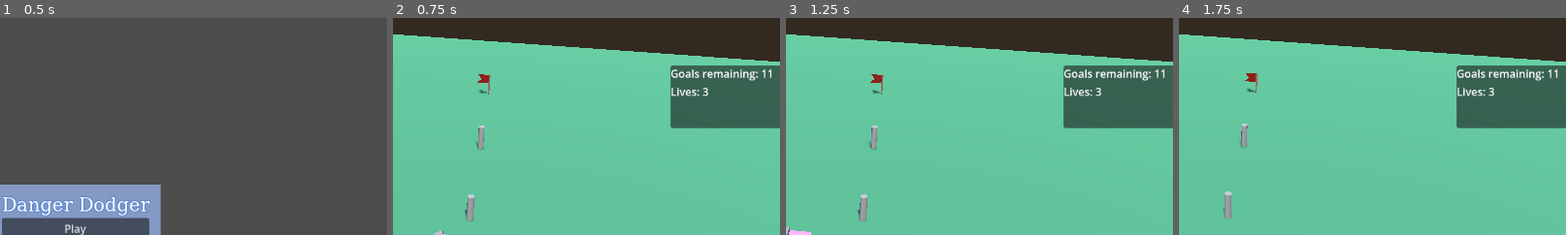
Above: before the commit, frames 1-4 (left to right).
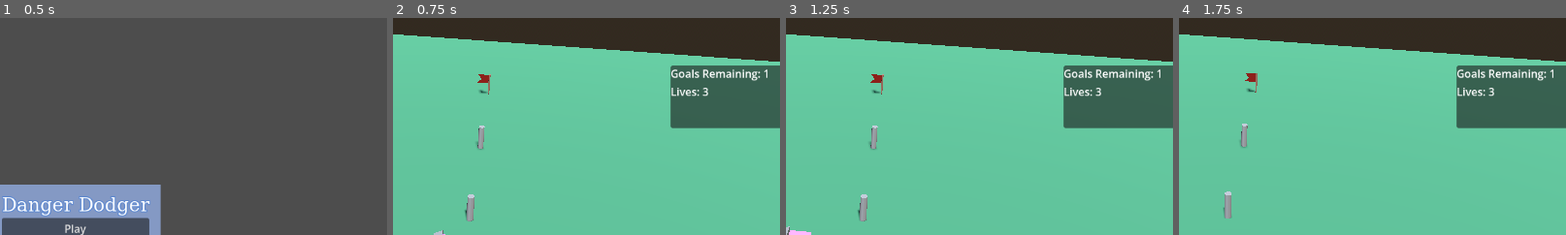
Above: after the commit, the same moments.

Repository: chloedixon11/danger-dodger
Game: Godot game, scene res://Main/Main.tscn
The game is run twice, just before and just after one commit, with the same random seed, the same clock (stepped at 60 frames per second) and the same inputs.
Inputs:
- Up to frame 1 (0.5 s): no input
- Up to frame 2 (0.75 s): click "Play" at 0.5 s
- Up to frame 3 (1.25 s): no input
- Up to frame 4 (1.75 s): hold D (move_right) from 1.28 s (still down)
The pictures show only the part of the screen within x 40-90%, y 0-50%; the shares and areas given below are measured in that part.

Frame 1 is identical in both runs. In frame 2, 0.5% of the frame differs, in the area x 79-98%, y 23-30%; in frame 3, 0.5%; in frame 4, 0.5%.

Commit message:
Goal remainder working

Diff:
--- a/Code/Duck/Duck.gd
+++ b/Code/Duck/Duck.gd
@@ -8,6 +8,7 @@
 
 @export var lives: int = 3
 
+var main: Main
 var level: Level
 
 #var is_riding: bool = false
@@ -34,7 +35,7 @@
 
 # Called every frame. 'delta' is the elapsed time since the previous frame.
 func _process(delta: float) -> void:
-	if weight >= 1.0:
+	if weight == 1.0:
 		if Input.is_action_just_pressed("move_left"):
 			#position.x -= leap_distance
 			next_spot = current_spot + Vector3.LEFT
@@ -103,13 +104,15 @@
 	graphics.hide()
 	collider.set_deferred("disabled", true)
 
-	next_spot = spawning_point
+	next_spot = level.spawning_point.position
 	weight = 0.0
 
 
 func update_goals():
 	var remainder = level.check_level_over()
 	goals_ui.text = "Goals Remaining: " + str(remainder)
+	if remainder <= 0:
+		main.next_level()
 
 
 func on_entered(other_area: Area3D) -> void:
--- a/Code/Main/Main.gd
+++ b/Code/Main/Main.gd
@@ -11,13 +11,10 @@
 @onready var pause_menu: PauseMenu = $PauseMenu
 
 var duck: Duck
+
 var levels: Array[PackedScene] = [SKY_WORLD, TRAFFIC_TIME, WATER_WORLD]
 var current_level = -1
 var level: Level = null
-
-
-
-
 
 
 
@@ -26,6 +23,7 @@
 	if duck:
 		duck.queue_free()
 	duck = DUCK.instantiate()
+	duck.main = self
 
 	add_child(duck)
 
@@ -44,4 +42,5 @@
 	add_child(level)
 	duck.level = level
 	duck.spawning_point = level.spawning_point.position
-	#duck.position = level.spawning_point.position
+	duck.respawn()
+	duck.update_goals()
